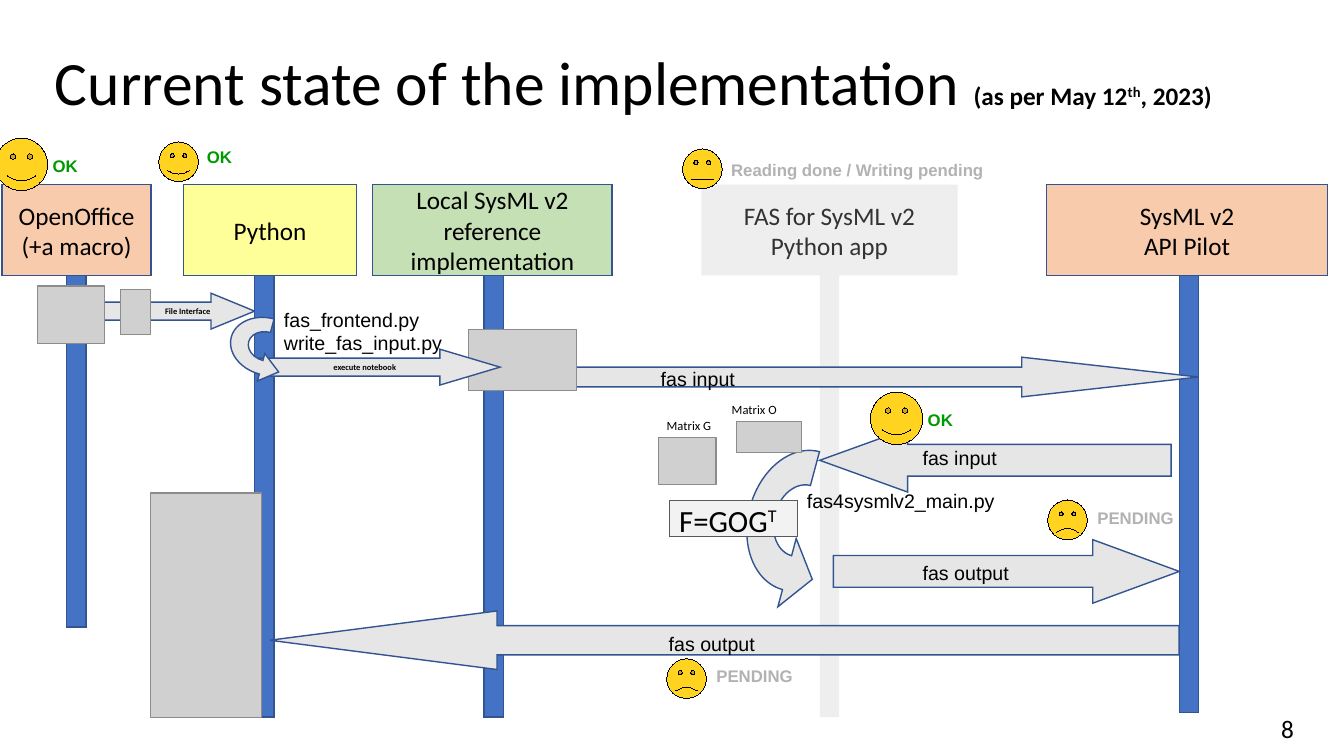
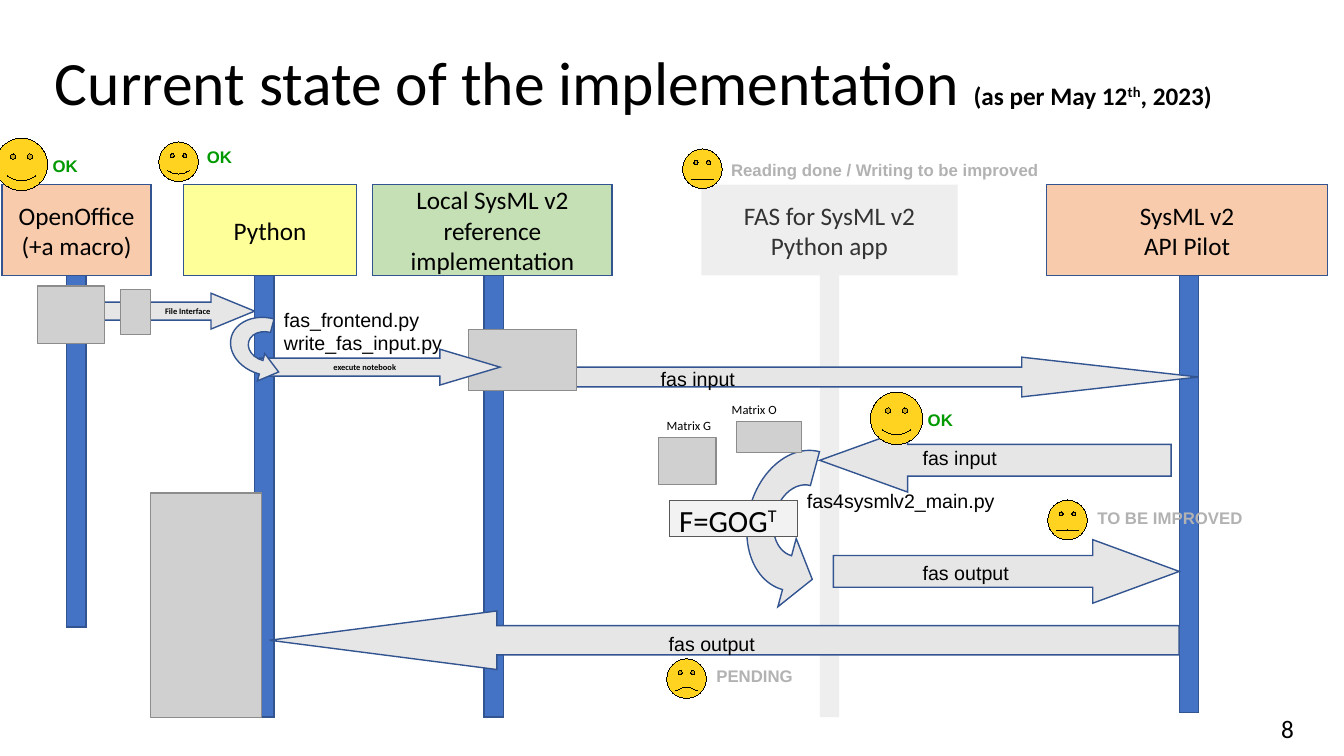
Before and after one commit to GfSE/fas4sysmlv2, a slide deck: slide 8 of doc/tech-docs/sysmlv2-pilot/fas4sysmlv2.odp. Drawn at 1344x756 pixels with LibreOffice and Linux fonts; fonts in the diff are those of the drawing; grey boxes stand for pictures. Boxes give left, top, right and bottom in pixels: in the first picture for what was removed or moved away, otherwise in the second. Text is boxed around its words. In the diff, an @@ line names an element or a change of style, - is before the commit and + after.

```diff
--- a/doc/tech-docs/sysmlv2-pilot/fas4sysmlv2.odp
+++ b/doc/tech-docs/sysmlv2-pilot/fas4sysmlv2.odp
@@ text at <box>731,164,1038,180</box>: text changed @@
-Reading done / Writing pending
+Reading done / Writing to be improved
@@ smiley face at <box>1048,500,1087,539</box>: proportions changed @@
@@ text at <box>1097,510,1242,528</box>: text changed @@
-PENDING
+TO BE IMPROVED
```
Also in this commit, not shown: 1 other slide changed, 2 other files.
